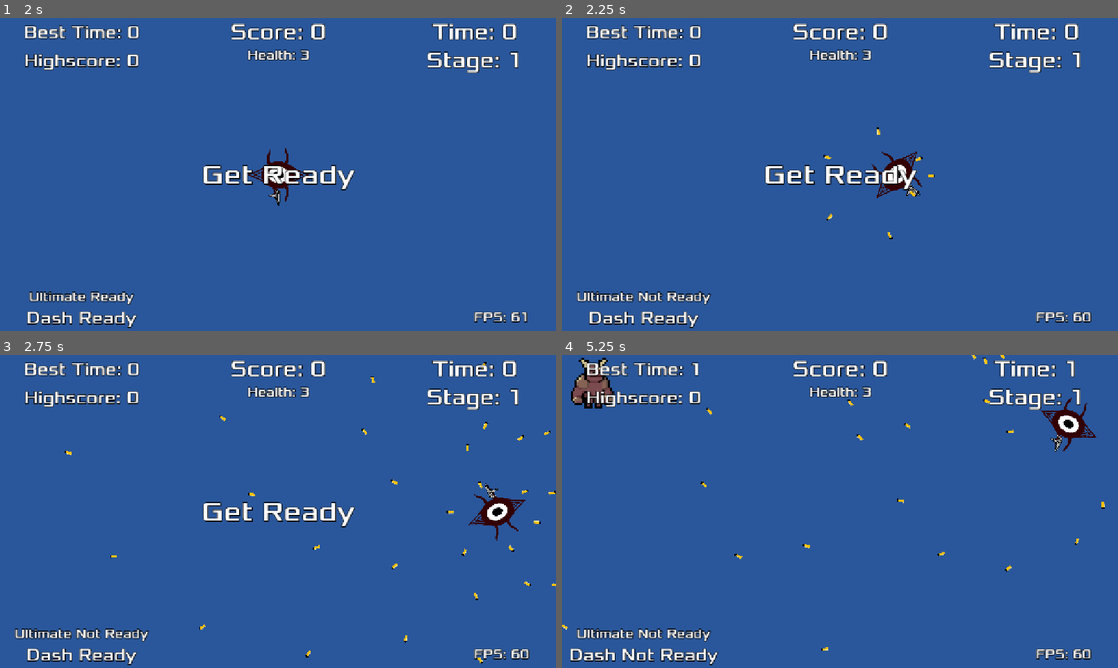
Above: before the commit, frames 1-4 (two rows, left to right).
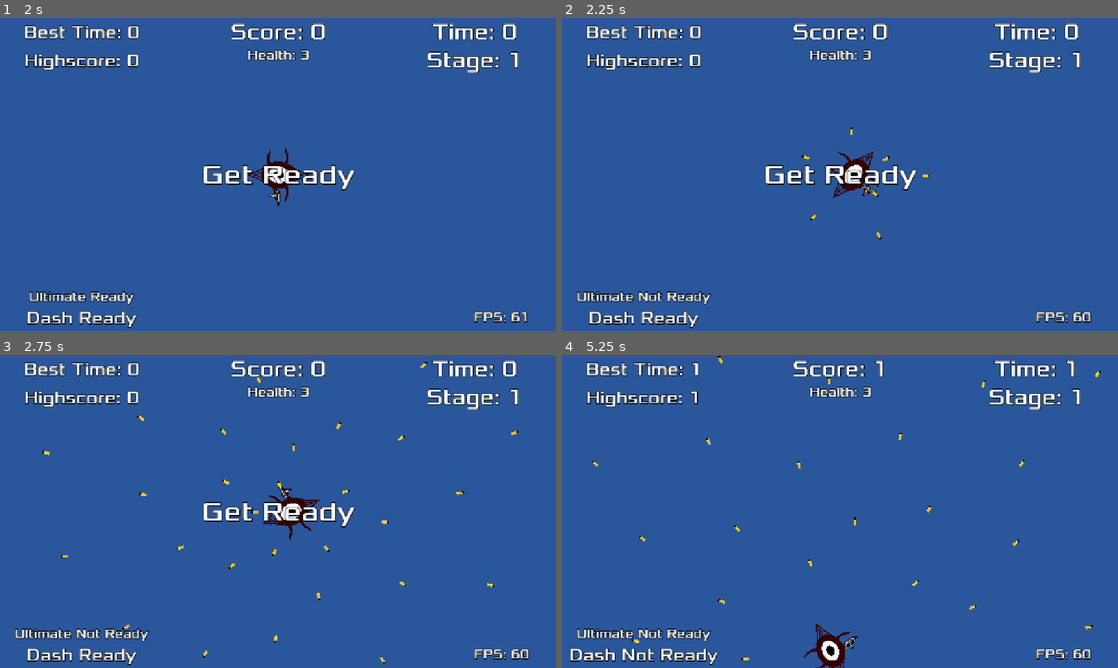
Above: after the commit, the same moments.

Repository: TacticalVortex/Eye-Survived
Game: Godot game, scene res://main.tscn
Same seed, same stepped clock (60 frames per second), same inputs: the game is played once before the commit and once after it.
Inputs (mouse positions are in pixels of both pictures, inside the frame that each line leads up to):
- Up to frame 1 (2 s): click "Game" at 0.5 s; click "Start" at 1.25 s
- Up to frame 2 (2.25 s): tap Enter at 2 s; move the mouse to (962, 158) at 2.02 s; hold D (move_right) from 2.03 s (still down); tap Space (ultimate) at 2.1 s; click (962, 158) at 2.17 s
- Up to frame 3 (2.75 s): keep holding D (move_right)
- Up to frame 4 (5.25 s): move the mouse to (728, 527) at 2.77 s; release D (move_right) at 2.78 s; hold S (move_down) 2.78-3.53 s; tap Shift (dash) at 2.85 s; tap Space (ultimate) at 3.05, 3.8, 4.35, 5.1 s; move the mouse to (895, 442) at 3.52 s; press the mouse at (895, 442) at 3.53 s; hold D (move_right) 3.53-4.28 s; move the mouse to (812, 574) at 4.27 s; release the mouse at (812, 574) at 4.28 s; hold W (move_up) 4.28-5.03 s; click (812, 574) at 4.42 s; move the mouse to (1006, 558) at 5.02 s; hold A (move_left) from 5.03 s (still down)

Frame 1 is identical in both runs. In frame 2, 1.1% of the frame differs, in the area x 43-67%, y 34-71%; in frame 3, 1.7%; in frame 4, 2.5%, in the area x 0-98%, y 0-100%.

Commit message:
Changed ultimate settings
Made it so instead of increasing movement speed when using an ultimate, you instead can not move. Made this change because I thought that ultimates were too powerful.

Diff:
--- a/eye-survived/player.gd
+++ b/eye-survived/player.gd
@@ -120,13 +120,13 @@
 	Global.total_ultimates += 1
 	in_ultimate = true
 	Global.ult_cooldown = false
-	speed += 300
+	speed = 0
 	$UltCooldownTimer.start()
 	$UltDurationTimer.start()
 
 func stop_ult():
 	in_ultimate = false
-	speed -= 300
+	speed = 450
 
 func _on_body_entered(body):
 	if body.is_in_group("bullet"):
Not shown: 1 places in eye-survived/menu.tscn that only renumber resources
Not shown: 1 places in eye-survived/settings.tscn that only renumber resources
